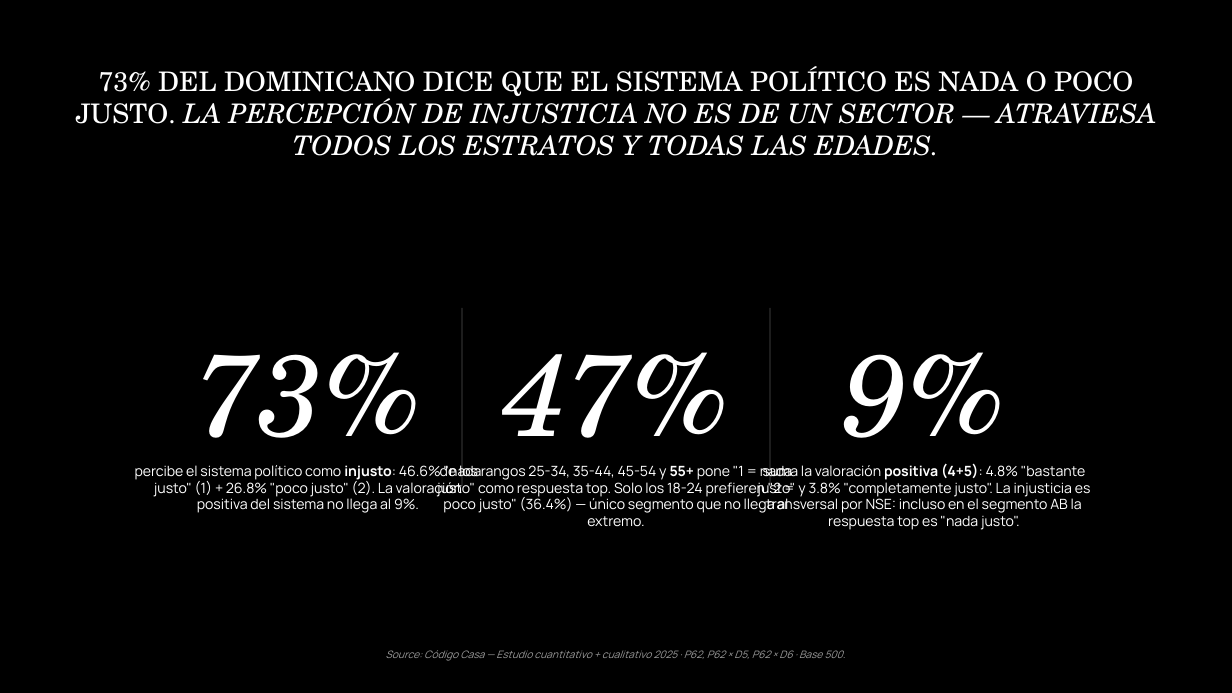
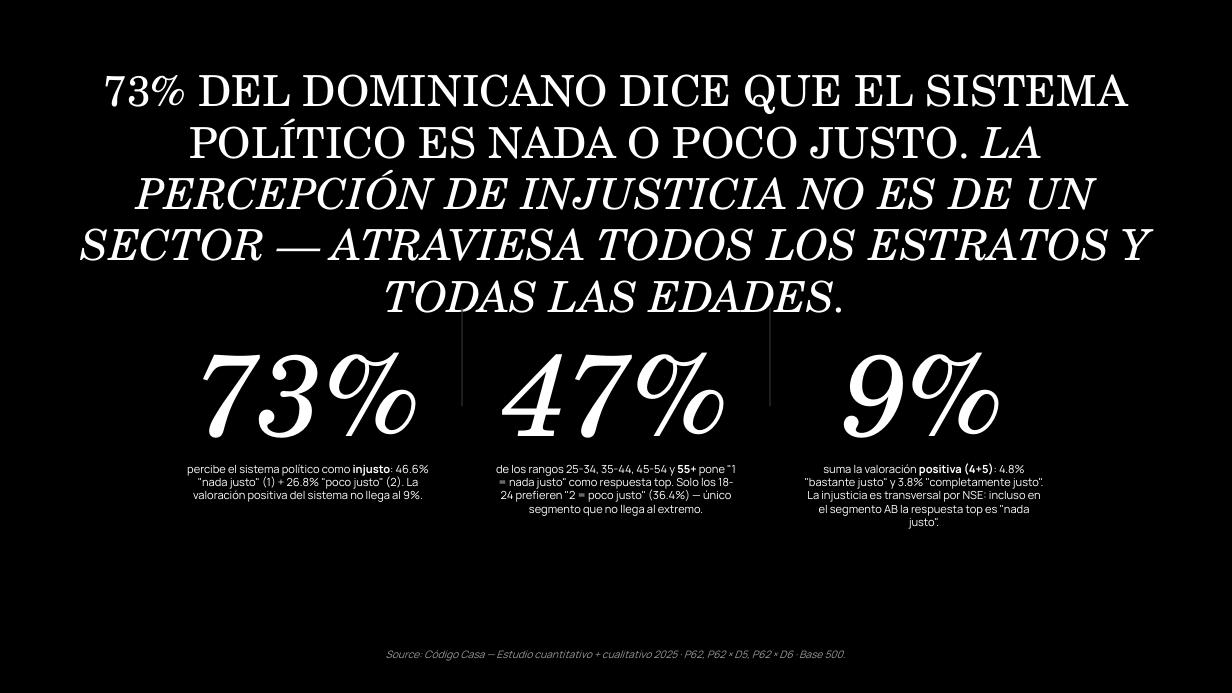
Before and after one commit to jeremyninja/c-digocasa-cerebro, a slide deck: slide 18 of Agentes Hallazgos/opiniones-politicas-deck-flat.pptx. Drawn at 1232x693 pixels with LibreOffice and Linux fonts; fonts in the diff are those of the drawing. Boxes give left, top, right and bottom in pixels: in the first picture for what was removed or moved away, otherwise in the second. Text is boxed around its words. In the diff, an @@ line names an element or a change of style, - is before the commit and + after.

```diff
--- a/Agentes Hallazgos/opiniones-politicas-deck-flat.pptx
+++ b/Agentes Hallazgos/opiniones-politicas-deck-flat.pptx
@@ text "73% DEL DOMINICANO DICE QUE ..." at (x1=81, y1=74, x2=1150, y2=261): size 31.5 to 50 pt @@
@@ rectangle resized from (x1=461, y1=308, x2=463, y2=487) to (x1=461, y1=308, x2=463, y2=406) @@
@@ rectangle resized from (x1=769, y1=308, x2=771, y2=487) to (x1=769, y1=308, x2=771, y2=406) @@
@@ text "percibe el sistema político como ..." moved from (x1=135, y1=465, x2=482, y2=513) to (x1=187, y1=464, x2=429, y2=502) @@
@@ text "de los rangos 25-34, 35-44, ..." moved from (x1=437, y1=465, x2=792, y2=527) to (x1=496, y1=465, x2=736, y2=516) @@
@@ size 16.5 to 13 pt in 3 elements at (x1=187, y1=464, x2=429, y2=502), (x1=496, y1=465, x2=736, y2=516), (x1=805, y1=463, x2=1043, y2=529) @@
@@ text "suma la valoración positiva (4+5): ..." moved from (x1=757, y1=463, x2=1091, y2=530) to (x1=805, y1=463, x2=1043, y2=529) @@
```
Also in this commit, not shown: 13 other slides changed, 4 other files.
